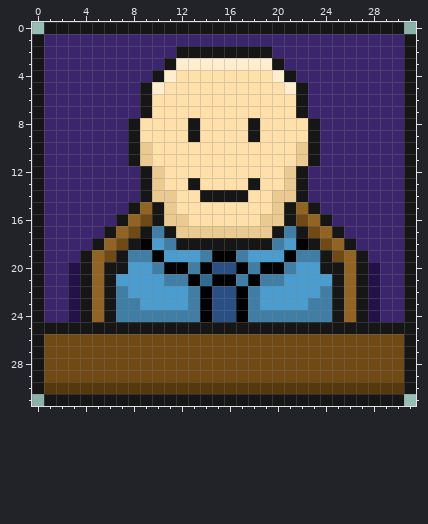
One commit to this pixel-art sprite: Hap.png. The first picture shows the starting point.
The file is 64x64 pixels, drawn in blocks of 2x2; one block is one cell here.
New version:
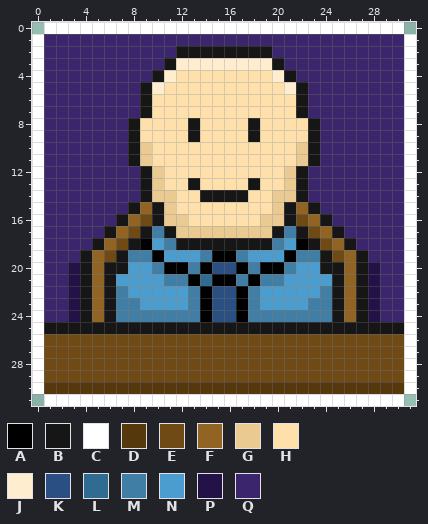
Palette (. is transparent): A #000000  B #161616  C #ffffff  D #56380d  E #704a14  F #916424  G #ebca92  H #ffe0aa  J #ffedcf  K #2a4f82  L #306b91  M #407ea6  N #4b9dd0  P #231248  Q #3b256d
Diff:
{"y":0,"x":1,"old":"BBBBBBBBBBBBBBBBBBBBBBBBBBBBBB","new":"CCCCCCCCCCCCCCCCCCCCCCCCCCCCCC"}
{"y":1,"x":0,"old":"B","new":"C"}
{"y":1,"x":31,"old":"B","new":"C"}
{"y":2,"x":0,"old":"B","new":"C"}
{"y":2,"x":31,"old":"B","new":"C"}
{"y":3,"x":0,"old":"B","new":"C"}
{"y":3,"x":31,"old":"B","new":"C"}
{"y":4,"x":0,"old":"B","new":"C"}
{"y":4,"x":31,"old":"B","new":"C"}
{"y":5,"x":0,"old":"B","new":"C"}
{"y":5,"x":31,"old":"B","new":"C"}
{"y":6,"x":0,"old":"B","new":"C"}
{"y":6,"x":31,"old":"B","new":"C"}
{"y":7,"x":0,"old":"B","new":"C"}
{"y":7,"x":31,"old":"B","new":"C"}
{"y":8,"x":0,"old":"B","new":"C"}
{"y":8,"x":31,"old":"B","new":"C"}
{"y":9,"x":0,"old":"B","new":"C"}
{"y":9,"x":31,"old":"B","new":"C"}
{"y":10,"x":0,"old":"B","new":"C"}
{"y":10,"x":31,"old":"B","new":"C"}
{"y":11,"x":0,"old":"B","new":"C"}
{"y":11,"x":31,"old":"B","new":"C"}
{"y":12,"x":0,"old":"B","new":"C"}
{"y":12,"x":31,"old":"B","new":"C"}
{"y":13,"x":0,"old":"B","new":"C"}
{"y":13,"x":31,"old":"B","new":"C"}
{"y":14,"x":0,"old":"B","new":"C"}
{"y":14,"x":31,"old":"B","new":"C"}
{"y":15,"x":0,"old":"B","new":"C"}
{"y":15,"x":31,"old":"B","new":"C"}
{"y":16,"x":0,"old":"B","new":"C"}
{"y":16,"x":31,"old":"B","new":"C"}
{"y":17,"x":0,"old":"B","new":"C"}
{"y":17,"x":31,"old":"B","new":"C"}
{"y":18,"x":0,"old":"B","new":"C"}
{"y":18,"x":31,"old":"B","new":"C"}
{"y":19,"x":0,"old":"B","new":"C"}
{"y":19,"x":31,"old":"B","new":"C"}
{"y":20,"x":0,"old":"B","new":"C"}
{"y":20,"x":31,"old":"B","new":"C"}
{"y":21,"x":0,"old":"B","new":"C"}
{"y":21,"x":31,"old":"B","new":"C"}
{"y":22,"x":0,"old":"B","new":"C"}
{"y":22,"x":31,"old":"B","new":"C"}
{"y":23,"x":0,"old":"B","new":"C"}
{"y":23,"x":31,"old":"B","new":"C"}
{"y":24,"x":0,"old":"B","new":"C"}
{"y":24,"x":31,"old":"B","new":"C"}
{"y":25,"x":0,"old":"B","new":"C"}
{"y":25,"x":31,"old":"B","new":"C"}
{"y":26,"x":0,"old":"B","new":"C"}
{"y":26,"x":31,"old":"B","new":"C"}
{"y":27,"x":0,"old":"B","new":"C"}
{"y":27,"x":31,"old":"B","new":"C"}
{"y":28,"x":0,"old":"B","new":"C"}
{"y":28,"x":31,"old":"B","new":"C"}
{"y":29,"x":0,"old":"B","new":"C"}
{"y":29,"x":31,"old":"B","new":"C"}
{"y":30,"x":0,"old":"B","new":"C"}
{"y":30,"x":31,"old":"B","new":"C"}
{"y":31,"x":1,"old":"BBBBBBBBBBBBBBBBBBBBBBBBBBBBBB","new":"CCCCCCCCCCCCCCCCCCCCCCCCCCCCCC"}
{"label":"changed","picture_box":[32,22,416,406]}
